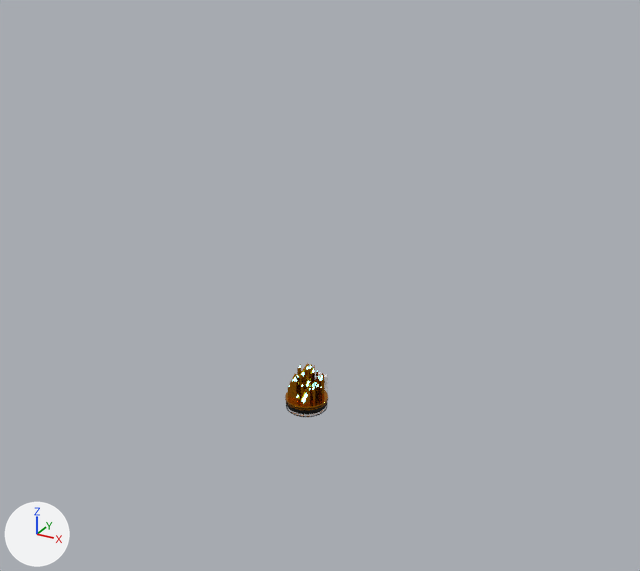
Before and after pictures for a commit that changed the Blender file A3DPIE/Assets/Assets/Meshes/zMisc/Bar.blend.
One viewpoint serves both versions: a 50 mm lens placed at (36.7, -64.1, 45.1), pointed at (-2.8, 7.8, 9.2). Lighting does not change. The marker at lower left points along +X, +Y and +Z.

In view in the first picture: 'Feature Base', 'Feature Spikes'.
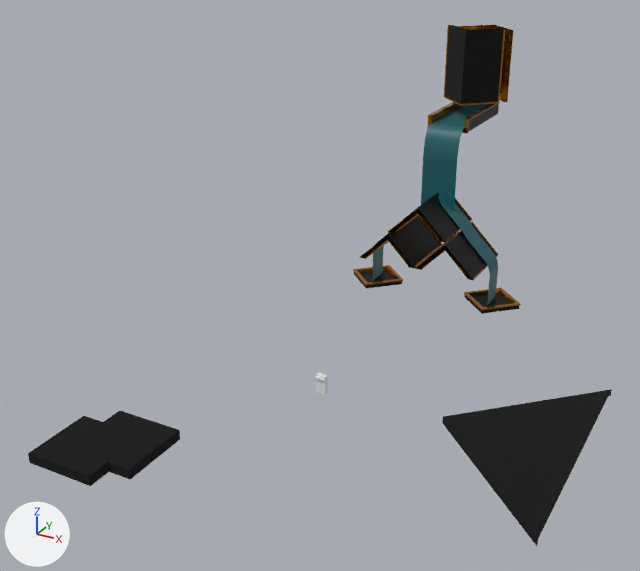
Edits to the bpy script that builds the scene:
```text
Add mat_water:
    mat_water = principled_material('Water')
    mat_water.base_color = (0.00558, 0.109, 0.128)  # dark cyan #115d64
Add me_cube_012:
    me_cube_012.from_pydata(...)  # 732 vertices, 644 faces; spans x -7.7..7.7, y -4.0..-0.9, z -20.3..-7.8
    me_cube_012.polygons.foreach_set('use_smooth', [True] * 644)
    me_cube_012.materials.append(mat_water)  # dark cyan #115d64
Add me_cube_011:
    me_cube_011.from_pydata(...)  # 882 vertices, 800 faces; spans x -2.1..2.1, y -2.5..9.5, z -10.0..9.1
    me_cube_011.polygons.foreach_set('use_smooth', [True] * 800)
    me_cube_011.materials.append(mat_water)  # dark cyan #115d64
Add me_cube:
    me_cube.from_pydata(...)  # 24 vertices, 21 faces; spans x -11.25..-4.05, y 28.45..35.65, z -0.24..0.41
    # faces by material slot: [16, 5]
    me_cube.materials.append(mat_gold)
    me_cube.materials.append(mat_dark_metal)  # black #111111
Add me_cube_003:
    me_cube_003.from_pydata(...)  # 128 vertices, 92 faces; spans x 0.0..7.2, y 25.8..48.6, z 5.0..30.7
    # faces by material slot: [84, 8]
    me_cube_003.materials.append(mat_gold)
    me_cube_003.materials.append(mat_dark_metal)  # black #111111
Add me_cube_001:
    me_cube_001.from_pydata(...)  # 289 vertices, 284 faces; spans x -28.0..25.3, y -30.5..49.0, z -2.0..29.9
    me_cube_001.materials.append(mat_wood)  # its picture is missing
Change ob_feature_base:
    add ob_feature_base.hide_set(True)
Change ob_feature_spikes:
    add ob_feature_spikes.hide_set(True)
Add ob_water_pane_fountain_sides:
    ob_water_pane_fountain_sides = bpy.data.objects.new('Water Pane Fountain Sides', me_cube_012)
    ob_water_pane_fountain_sides.location = (0.0, 34.4, 20.4)
Add ob_water_pane_fountain:
    ob_water_pane_fountain = bpy.data.objects.new('Water Pane Fountain', me_cube_011)
    ob_water_pane_fountain.location = (0.0, 34.4, 20.4)
Add ob_fountain_pools:
    ob_fountain_pools = bpy.data.objects.new('Fountain Pools', me_cube)
    ob_fountain_pools.location = (0.0, 0.0, 0.0)
    _m = ob_fountain_pools.modifiers.new('Mirror', 'MIRROR')
    _m.use_clip = True
Add ob_fountain_chutes:
    ob_fountain_chutes = bpy.data.objects.new('Fountain Chutes', me_cube_003)
    ob_fountain_chutes.location = (0.0, 0.0, 0.0)
    _m = ob_fountain_chutes.modifiers.new('Mirror', 'MIRROR')
    _m.use_clip = True
Add ob_ring:
    ob_ring = bpy.data.objects.new('Ring', me_cube_025.copy())  # the mesh of ob_ring
    ob_ring.parent = ob_floor0
    ob_ring.location = (-12.35, -14.62, 0.1)
Add ob_floor0:
    ob_floor0 = bpy.data.objects.new('Floor0', me_cube_001)
    ob_floor0.location = (0.0, 0.0, 0.0)
    ob_floor0.hide_set(True)
Add ob_stage:
    ob_stage = bpy.data.objects.new('Stage', me_cube_002.copy())  # the mesh of ob_stage
    ob_stage.parent = ob_floor0
    ob_stage.location = (0.0, 0.0, 0.0)
```

Location of each change, [x1, y1, x2, y2] in pixels of the pictures (640 x 571 px):
'Stage', added (black)
    after: [442, 389, 612, 546]
'Fountain Chutes', added (black)
    after: [360, 25, 513, 280]
    faces in mat_dark_metal (black #111111): [363, 25, 511, 279]
    faces in mat_gold: [360, 25, 513, 280]
'Ring', added (black)
    after: [28, 411, 180, 486]
'Water Pane Fountain', added (cyan)
    after: [421, 104, 490, 211]
'Fountain Pools', added
    after: [353, 265, 521, 314]
    faces in mat_dark_metal (black #111111): [354, 270, 519, 314]
    faces in mat_gold: [353, 265, 521, 310]
'Water Pane Fountain Sides', added (cyan)
    after: [372, 194, 498, 305]
'Feature Spikes', hidden
    before: [288, 363, 324, 406]
'Feature Base', hidden
    before: [285, 390, 328, 417]
